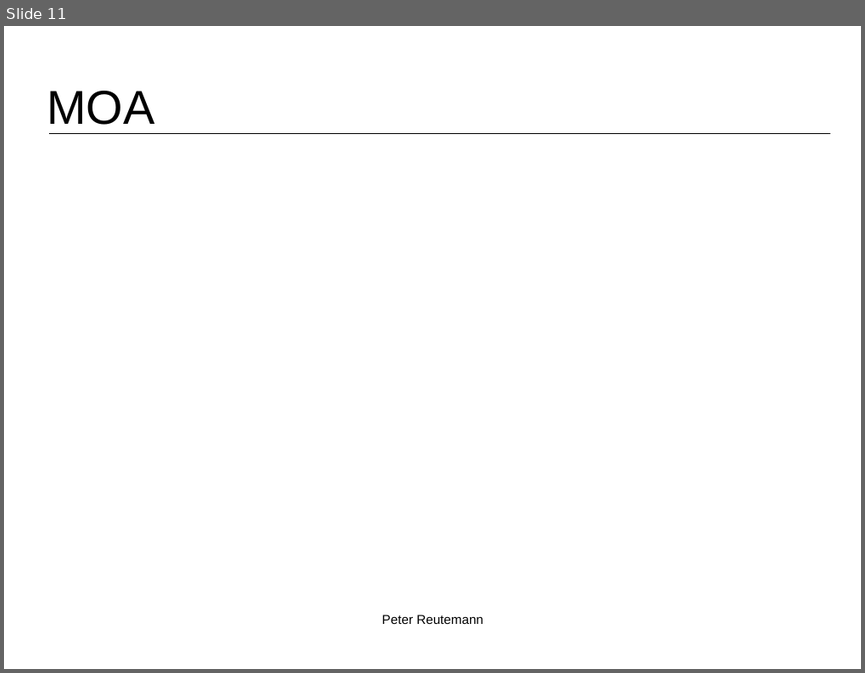
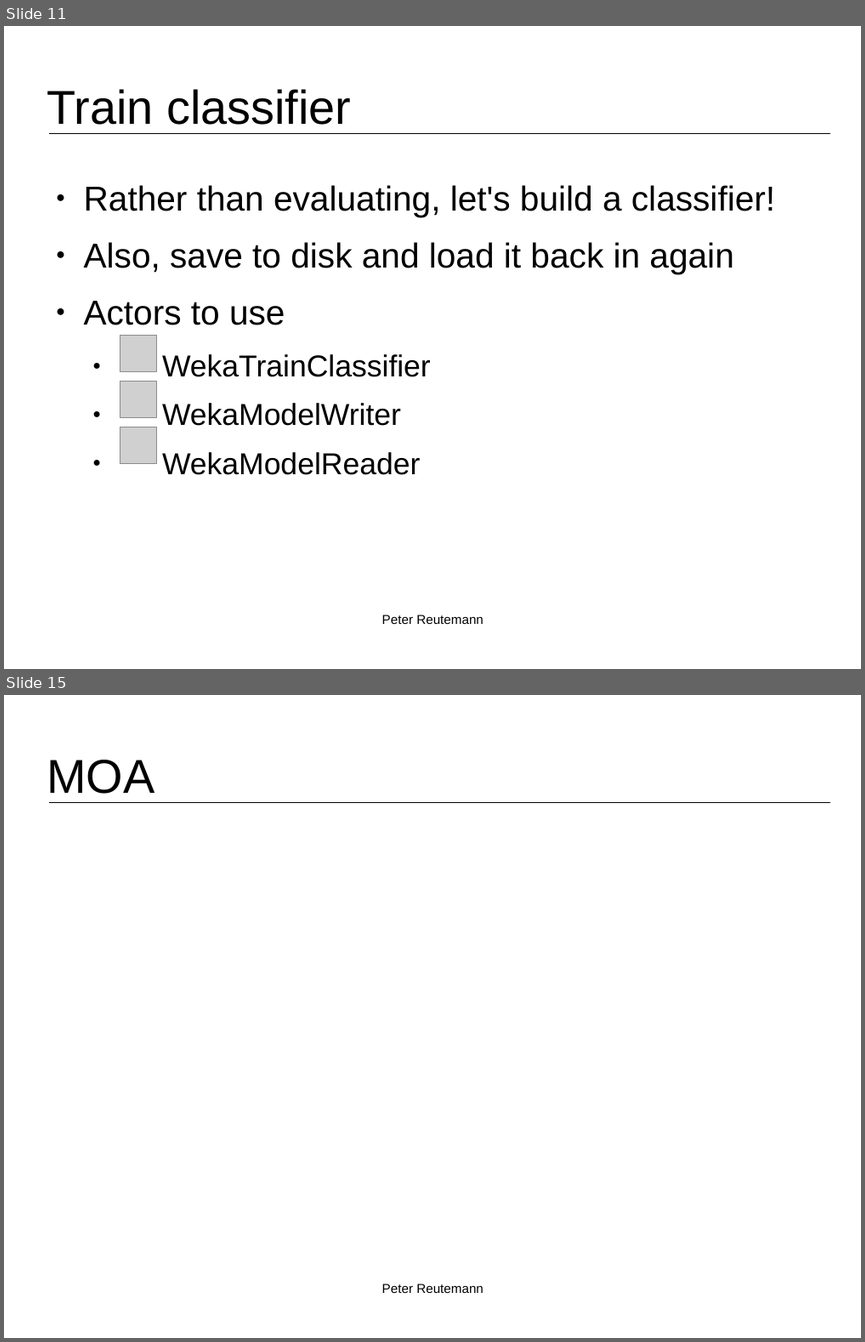
Before and after one commit to fracpete/kuching-2015, a slide deck: 2_basic_flows/kuching2015_basic_flows-2-machine_learning.odp. Shown one above the other, each under a label of ours: slide 11 before the commit, slides 11 and 15 after it; the slides between them are not shown. The pictures are 865x673 and 865x1342 pixels, drawn with LibreOffice and Linux fonts; fonts in the diff are those of the drawing; grey boxes stand for pictures; background and template pictures are left out. Boxes give left, top, right and bottom in pixels: in the first picture for what was removed or moved away, otherwise in the second. Text is boxed around its words. In the diff, an @@ line names an element or a change of style, - is before the commit and + after.

Commit message:
added more weka stuff

```diff
--- a/2_basic_flows/kuching2015_basic_flows-2-machine_learning.odp
+++ b/2_basic_flows/kuching2015_basic_flows-2-machine_learning.odp
@@ slide 11 added at <box>4,26,861,669</box>, background #FFFFFF; not listed: 1 template element that a slide beside it also shows @@
@@ title added at <box>46,89,351,125</box>, 44 pt, text #000000 @@
+Train classifier
@@ text added at <box>84,185,775,475</box>, 32 pt, text #000000 @@
+● Rather than evaluating, let's build a classifier!
+● Also, save to disk and load it back in again
+● Actors to use
+  ● WekaTrainClassifier
+  ● WekaModelWriter
+  ● WekaModelReader
@@ picture added at <box>120,335,157,372</box> @@
@@ picture added at <box>120,380,157,418</box> @@
@@ picture added at <box>120,426,157,464</box> @@
@@ text added at <box>382,614,483,624</box>, 12 pt, text #000000 @@
+Peter Reutemann
@@ what was slide 11 is now slide 15 @@
```
Also in this commit, not shown: 3 other slides added, 13 other files.
